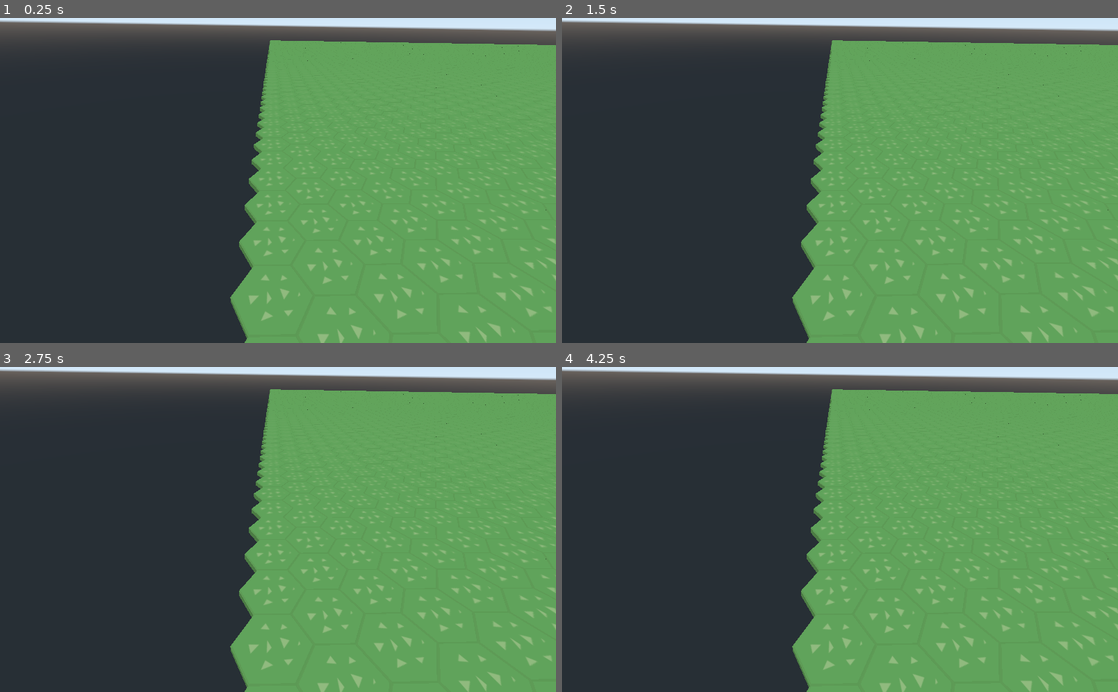
Above: before the commit, frames 1-4 (two rows, left to right).
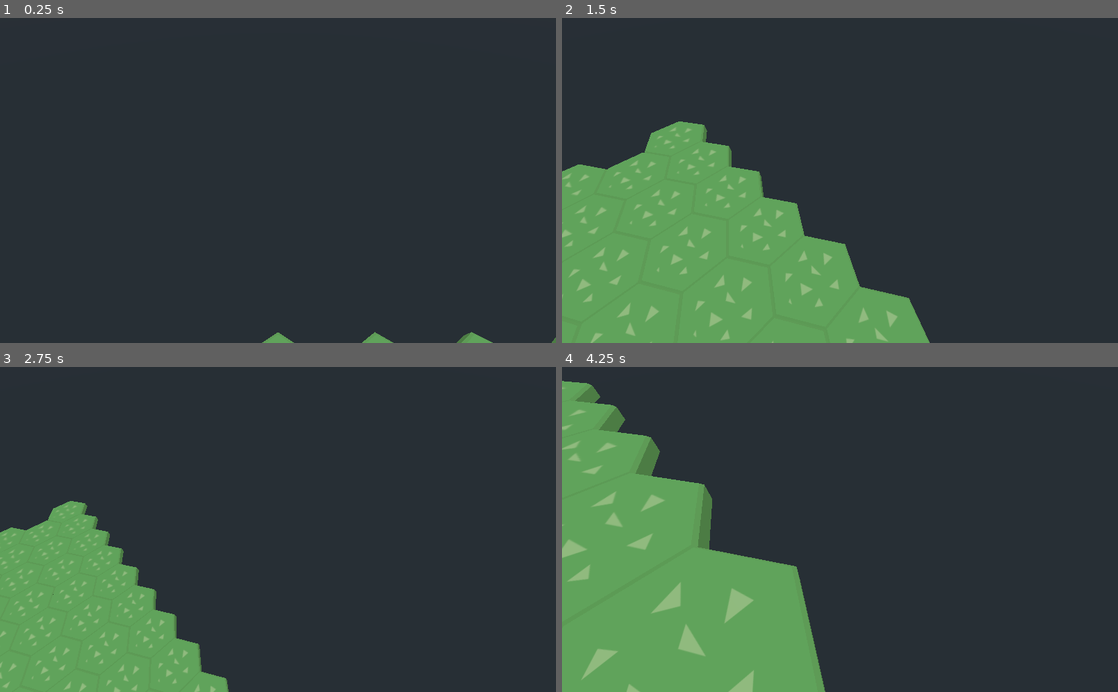
Above: after the commit, the same moments.

Repository: BVenturaDev/UMM
Game: Godot game, scene res://scenes/levels/test_level.tscn
Two runs of this game, one before a commit and one after it. Both use one fixed random seed, a clock stepped at 60 frames per second and the inputs below.
Inputs (mouse positions are in pixels of both pictures, inside the frame that each line leads up to):
- Up to frame 1 (0.25 s): no input
- Up to frame 2 (1.5 s): tap Enter at 0.5 s; move the mouse to (962, 164) at 0.52 s; hold Right (ui_right) 0.53-1.28 s; hold Right mouse button (ui_right_click) 0.53-1.28 s; tap Mouse wheel up (ui_zoom_in, bound only after the commit) at 0.8, 1.35 s; move the mouse to (728, 196) at 1.27 s; hold Down (ui_down) from 1.28 s (still down)
- Up to frame 3 (2.75 s): tap Mouse wheel down (ui_zoom_out, bound only after the commit) at 1.55 s; move the mouse to (333, 458) at 2.02 s; release Down (ui_down) at 2.03 s; hold Right (ui_right) from 2.03 s (still down); hold Mouse wheel down (ui_zoom_out, bound only after the commit) from 2.03 s (still down); right-click (333, 458) at 2.3 s
- Up to frame 4 (4.25 s): move the mouse to (812, 594) at 2.77 s; release Right (ui_right) at 2.78 s; release Mouse wheel down (ui_zoom_out, bound only after the commit) at 2.78 s; hold Up (ui_up) 2.78-3.53 s; right-click (812, 594) at 2.85 s; tap Mouse wheel up (ui_zoom_in, bound only after the commit) at 3.05 s; move the mouse to (1006, 578) at 3.52 s; hold Left (ui_left) from 3.53 s (still down); hold Mouse wheel up (ui_zoom_in, bound only after the commit) from 3.53 s (still down); tap Mouse wheel down (ui_zoom_out, bound only after the commit) at 3.8 s

The runs differ from the first frame. In frame 1, 57% of the frame differs, in the area x 0-100%, y 0-100%; in frame 2, 78%; in frame 3, 73%; in frame 4, 85%.

Commit message:
Added camera controls

Diff:
--- a/project.godot
+++ b/project.godot
@@ -66,6 +66,18 @@
 "events": [ Object(InputEventMouseButton,"resource_local_to_scene":false,"resource_name":"","device":0,"alt":false,"shi …(212 unchanged characters)…
  ]
 }
+ui_zoom_in={
+"deadzone": 0.5,
+"events": [ Object(InputEventMouseButton,"resource_local_to_scene":false,"resource_name":"","device":0,"alt":false,"shift":false,"control":false,"meta":false,"command":false,"button_mask":0,"position":Vector2( 0, 0 ),"global_position":Vector2( 0, 0 ),"factor":1.0,"button_index":4,"pressed":false,"doubleclick":false,"script":null)
+, Object(InputEventKey,"resource_local_to_scene":false,"resource_name":"","device":0,"alt":false,"shift":false,"control":false,"meta":false,"command":false,"pressed":false,"scancode":81,"unicode":0,"echo":false,"script":null)
+ ]
+}
+ui_zoom_out={
+"deadzone": 0.5,
+"events": [ Object(InputEventMouseButton,"resource_local_to_scene":false,"resource_name":"","device":0,"alt":false,"shift":false,"control":false,"meta":false,"command":false,"button_mask":0,"position":Vector2( 0, 0 ),"global_position":Vector2( 0, 0 ),"factor":1.0,"button_index":5,"pressed":false,"doubleclick":false,"script":null)
+, Object(InputEventKey,"resource_local_to_scene":false,"resource_name":"","device":0,"alt":false,"shift":false,"control":false,"meta":false,"command":false,"pressed":false,"scancode":69,"unicode":0,"echo":false,"script":null)
+ ]
+}
 
 [physics]
 
--- a/scenes/levels/test_level.tscn
+++ b/scenes/levels/test_level.tscn
@@ -1,11 +1,11 @@
-[gd_scene load_steps=2 format=2]
+[gd_scene load_steps=3 format=2]
 
 [ext_resource path="res://scenes/props/grid.tscn" type="PackedScene" id=1]
+[ext_resource path="res://scenes/entities/control_camera.tscn" type="PackedScene" id=2]
 
 [node name="test_level" type="Spatial"]
 
 [node name="grid" parent="." instance=ExtResource( 1 )]
 
-[node name="Camera" type="Camera" parent="."]
-transform = Transform( -0.0202913, 0.555222, -0.831455, 0.0135459, 0.831702, 0.555057, 0.999702, -9.31045e-10, -0.0243973, 0.336202, 5.62041, 0 )
-current = true
+[node name="Control_Camera" parent="." instance=ExtResource( 2 )]
+transform = Transform( 1, 0, 0, 0, 0.707107, 0.707107, 0, -0.707107, 0.707107, 0, 5, 0 )
--- a/scenes/props/tile.tscn
+++ b/scenes/props/tile.tscn
@@ -7,3 +7,6 @@
 script = ExtResource( 2 )
 
 [node name="hex_tile" parent="." instance=ExtResource( 1 )]
+
+[node name="resource_point" type="Spatial" parent="."]
+transform = Transform( 1, 0, 0, 0, 1, 0, 0, 0, 1, 0, 0.270006, 0 )
--- a/src/entities/control_camera.gd
+++ b/src/entities/control_camera.gd
@@ -1,7 +1,54 @@
 extends Camera
 
-const MAX_SPEED = 100.0
+const MAX_SPEED: float = 10.0
+const ZOOM_SPEED: float = 7.5
+const ROT_SPEED: float = 0.09
+const CAM_Y_MIN: float = 2.0
+const CAM_Y_MAX: float = 10.0
 
-func _process(var _delta: float) -> void:
-	#var in_dir: Vector2 =
-	pass
+var can_rot = false
+
+func _process(var delta: float) -> void:
+	# Get movement inputs
+	var in_dir: Vector2 = Vector2()
+	in_dir.x = Input.get_action_strength("ui_right") - Input.get_action_strength("ui_left")
+	in_dir.y = Input.get_action_strength("ui_down") - Input.get_action_strength("ui_up")
+
+	# Apply horizontal movement
+	var dir: Vector3 = Vector3()
+	dir += transform.basis.x * in_dir.x
+	dir += transform.basis.z * in_dir.y
+	dir = dir.normalized()
+	var h_vel: Vector3 = dir * MAX_SPEED * delta
+	transform.origin += h_vel
+
+	# Apply zoom
+	if Input.is_action_just_released("ui_zoom_in") or Input.is_action_pressed("ui_zoom_in"):
+		transform.origin.y -= ZOOM_SPEED * delta
+	elif Input.is_action_just_released("ui_zoom_out")or Input.is_action_pressed("ui_zoom_out"):
+		transform.origin.y += ZOOM_SPEED * delta
+
+	# Keep camera in range
+	if transform.origin.y < CAM_Y_MIN:
+		transform.origin.y = CAM_Y_MIN
+	elif transform.origin.y > CAM_Y_MAX:
+		transform.origin.y = CAM_Y_MAX
+
+	# Camera Rotation
+	if Input.is_action_pressed("ui_right_click"):
+		# Capture the mouse for rotation
+		Globals.capture_mouse()
+		can_rot = true
+	else:
+		can_rot = false
+		Globals.free_mouse()
+
+func _input(var event: InputEvent) -> void:
+	if event is InputEventMouseMotion and can_rot:
+		# Calculate camera rotation
+		rotate_y(deg2rad(-event.relative.x * ROT_SPEED))
+		rotate_x(deg2rad(-event.relative.y * ROT_SPEED))
+		# Keep camera from looking too far up or upside down
+		rotation.x = clamp(rotation.x, deg2rad(-90.0), deg2rad(45.0))
+		# Stop camera tilt
+		rotation.z = 0
--- a/src/singletons/globals.gd
+++ b/src/singletons/globals.gd
@@ -3,4 +3,12 @@
 # Constants
 
 # Map size
-const MAP_SIZE: int = 100
+const MAP_SIZE: int = 50
+
+func capture_mouse() -> void:
+	if Input.get_mouse_mode() == Input.MOUSE_MODE_VISIBLE:
+		Input.set_mouse_mode(Input.MOUSE_MODE_CAPTURED)
+
+func free_mouse() -> void:
+	if Input.get_mouse_mode() == Input.MOUSE_MODE_CAPTURED:
+		Input.set_mouse_mode(Input.MOUSE_MODE_VISIBLE)
